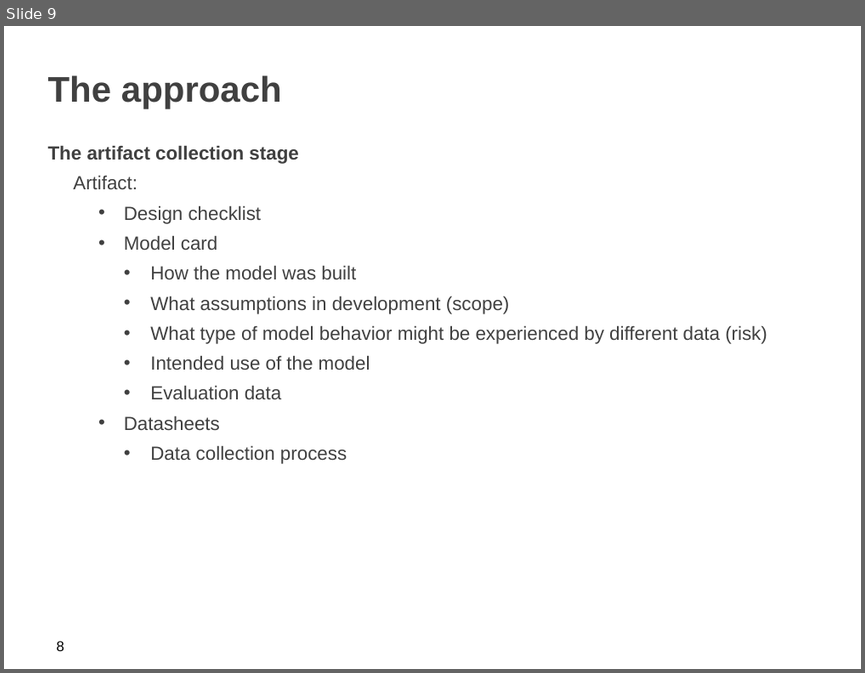
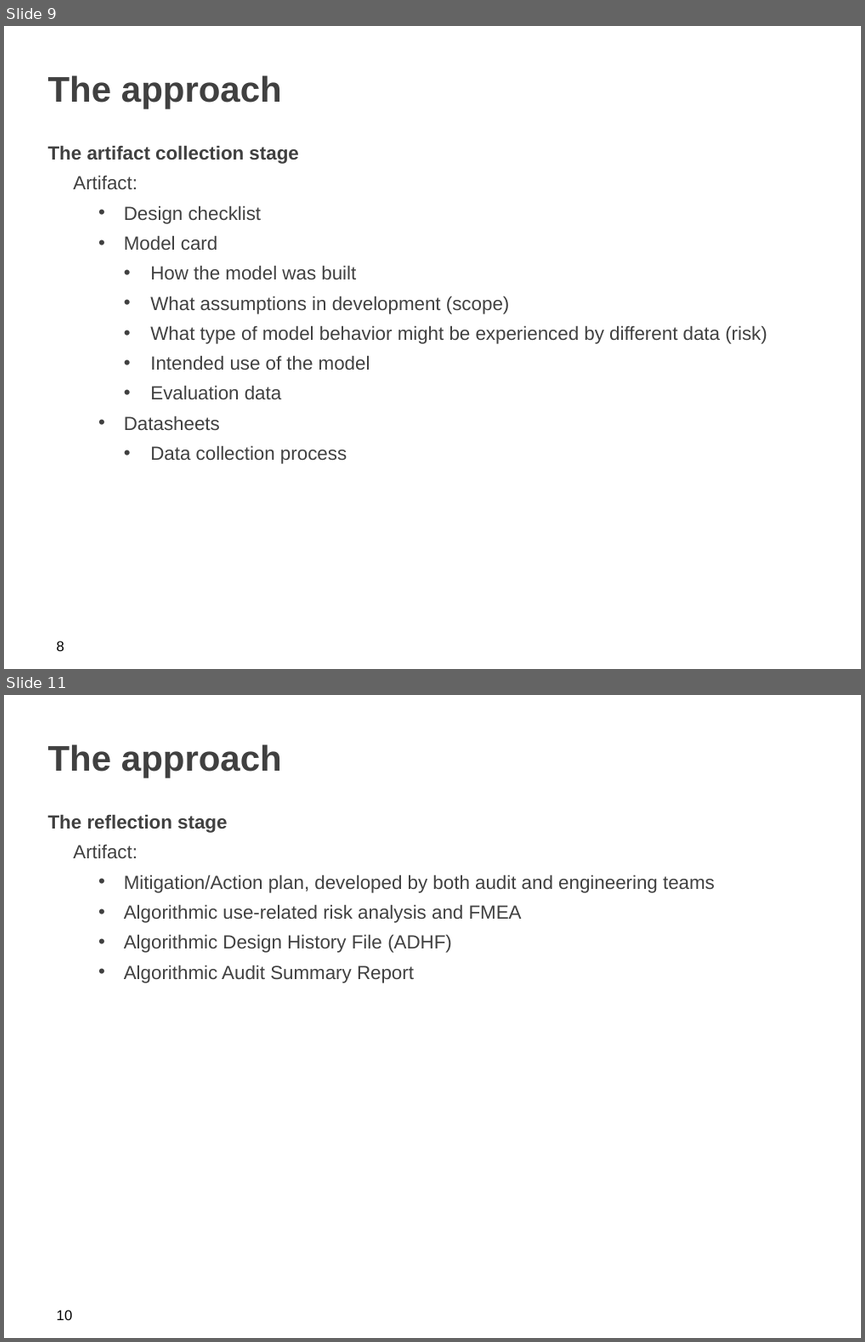
Before and after one commit to iamzifei/research, a slide deck: paper/Closing the AI Accountability Gap- Defining an End-to-End Framework for Internal Algorithmic.pptx. Shown one above the other, each under a label of ours: slide 9 before the commit, slides 9 and 11 after it; the slides between them are not shown. The pictures are 865x673 and 865x1342 pixels, drawn with LibreOffice and Linux fonts; fonts in the diff are those of the drawing; background and template pictures are left out. Boxes give left, top, right and bottom in pixels: in the first picture for what was removed or moved away, otherwise in the second. Text is boxed around its words. In the diff, an @@ line names an element or a change of style, - is before the commit and + after.

```diff
--- a/paper/Closing the AI Accountability Gap- Defining an End-to-End Framework for Internal Algorithmic.pptx
+++ b/paper/Closing the AI Accountability Gap- Defining an End-to-End Framework for Internal Algorithmic.pptx
@@ slide 11 added at (4,695,861,1338), background picture (left out) @@
@@ title added at (48,744,282,778), 30 pt, text #404040, bold @@
+The approach
@@ text added at (48,814,715,983), 16 pt, text #404040 @@
+The reflection stage
+    Artifact:
+      • Mitigation/Action plan, developed by both audit and engineering teams
+      • Algorithmic use-related risk analysis and FMEA
+      • Algorithmic Design History File (ADHF)
+      • Algorithmic Audit Summary Report
@@ page number added at (57,1310,73,1320), 12 pt, text #000000 @@
+10
```
Also in this commit, not shown: 1 slide changed, 1 other slide added.
